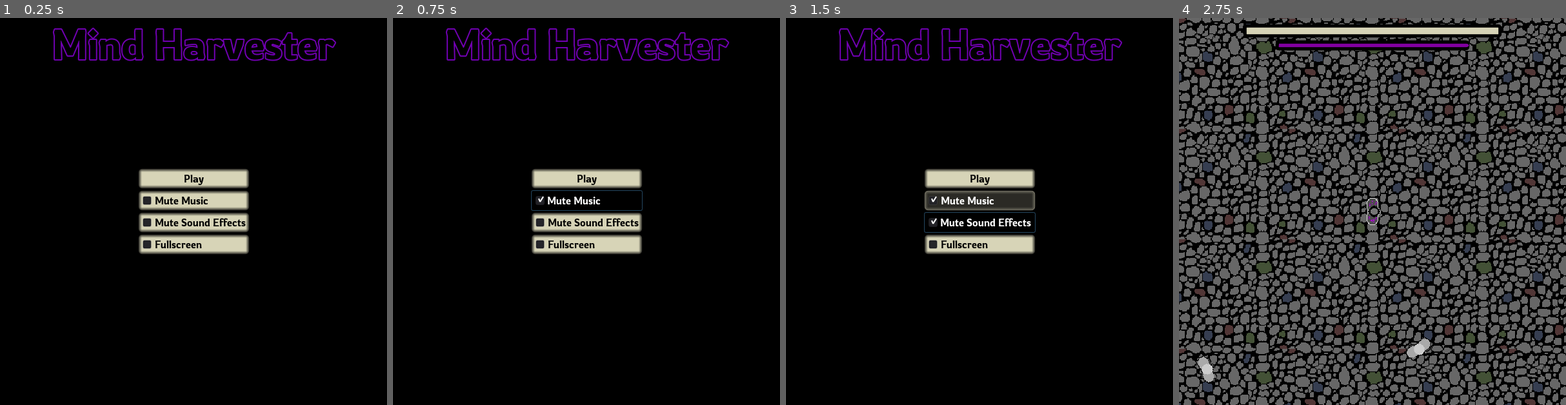
Above: before the commit, frames 1-4 (left to right).
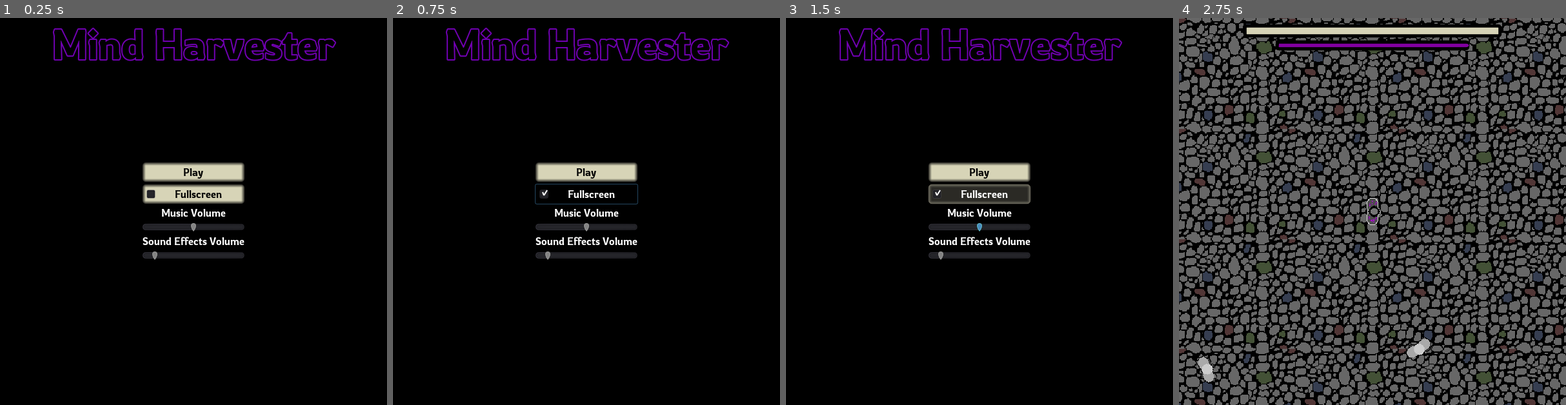
Above: after the commit, the same moments.

Repository: the-alex-g/LD52
Game: Godot game, scene res://Menu/MainMenu.tscn
Two runs of this game, one before a commit and one after it. Both use one fixed random seed, a clock stepped at 60 frames per second and the inputs below.
Inputs (mouse positions are in pixels of both pictures, inside the frame that each line leads up to):
- Up to frame 1 (0.25 s): no input
- Up to frame 2 (0.75 s): click (586, 199) at 0.5 s, where only the run before the commit has a clickable "Mute Music"
- Up to frame 3 (1.5 s): click (979, 223) at 1.25 s, where only the run before the commit has a clickable "Mute Sound Effects"
- Up to frame 4 (2.75 s): click "Play" at 2 s

The runs differ from the first frame. In frame 1, 5.7% of the frame differs, in the area x 35-65%, y 37-63%; in frame 2, 4.9%; in frame 3, 5.0%; in frame 4, nothing differs.

Commit message:
Add menu music

Diff:
--- a/project/Menu/MainMenu.gd
+++ b/project/Menu/MainMenu.gd
@@ -3,13 +3,26 @@
 var _sfx_bus := -1
 var _music_bus := -1
 
+onready var _sfx_slider : HSlider = $VBoxContainer/SFXSlider
+onready var _music_slider : HSlider = $VBoxContainer/MusicSlider
+
 
 func _ready()->void:
+	Jukebox.play_menu()
+
 	_sfx_bus = AudioServer.get_bus_index("SFX")
 	_music_bus = AudioServer.get_bus_index("Music")
+
 	$VBoxContainer/Fullscreen.pressed = OS.window_fullscreen
-	$VBoxContainer/SFXMute.pressed = AudioServer.is_bus_mute(_sfx_bus)
-	$VBoxContainer/MusicMute.pressed = AudioServer.is_bus_mute(_music_bus)
+	if AudioServer.is_bus_mute(_sfx_bus):
+		_sfx_slider.value = _sfx_slider.min_value
+	else:
+		_sfx_slider.value = AudioServer.get_bus_volume_db(_sfx_bus)
+
+	if AudioServer.is_bus_mute(_music_bus):
+		_music_slider.value = _music_slider.min_value
+	else:
+		_music_slider.value = AudioServer.get_bus_volume_db(_music_bus)
 
 func _on_Play_pressed():
 	# warning-ignore:return_value_discarded
@@ -20,9 +33,17 @@
 	OS.window_fullscreen = button_pressed
 
 
-func _on_MusicMute_toggled(button_pressed:bool)->void:
-	AudioServer.set_bus_mute(_music_bus, button_pressed)
+func _on_SFXSlider_value_changed(value:float)->void:
+	if value == _sfx_slider.min_value:
+		AudioServer.set_bus_mute(_sfx_bus, true)
+	elif AudioServer.is_bus_mute(_sfx_bus):
+		AudioServer.set_bus_mute(_sfx_bus, false)
+	AudioServer.set_bus_volume_db(_sfx_bus, value)
 
 
-func _on_SFXMute_toggled(button_pressed:bool)->void:
-	AudioServer.set_bus_mute(_sfx_bus, button_pressed)
+func _on_MusicSlider_value_changed(value:float)->void:
+	if value == _music_slider.min_value:
+		AudioServer.set_bus_mute(_music_bus, true)
+	elif AudioServer.is_bus_mute(_music_bus):
+		AudioServer.set_bus_mute(_music_bus, false)
+	AudioServer.set_bus_volume_db(_music_bus, value)
--- a/project/Menu/MainMenu.tscn
+++ b/project/Menu/MainMenu.tscn
@@ -29,27 +29,47 @@
 grow_vertical = 2
 
 [node name="Play" type="Button" parent="VBoxContainer"]
-margin_right = 171.0
+margin_right = 158.0
 margin_bottom = 30.0
 text = "Play"
 
-[node name="MusicMute" type="CheckBox" parent="VBoxContainer"]
+[node name="Fullscreen" type="CheckBox" parent="VBoxContainer"]
 margin_top = 34.0
-margin_right = 171.0
+margin_right = 158.0
 margin_bottom = 64.0
-text = "Mute Music"
+text = "Fullscreen"
+align = 1
 
-[node name="SFXMute" type="CheckBox" parent="VBoxContainer"]
+[node name="MusicVolLabel" type="Label" parent="VBoxContainer"]
 margin_top = 68.0
-margin_right = 171.0
-margin_bottom = 98.0
-text = "Mute Sound Effects"
+margin_right = 158.0
+margin_bottom = 88.0
+text = "Music Volume"
+align = 1
 
-[node name="Fullscreen" type="CheckBox" parent="VBoxContainer"]
-margin_top = 102.0
-margin_right = 171.0
+[node name="MusicSlider" type="HSlider" parent="VBoxContainer"]
+margin_top = 92.0
+margin_right = 158.0
+margin_bottom = 108.0
+min_value = -6.0
+max_value = 6.0
+step = 0.5
+
+[node name="SFXVolLabel" type="Label" parent="VBoxContainer"]
+margin_top = 112.0
+margin_right = 158.0
 margin_bottom = 132.0
-text = "Fullscreen"
+text = "Sound Effects Volume"
+align = 1
+
+[node name="SFXSlider" type="HSlider" parent="VBoxContainer"]
+margin_top = 136.0
+margin_right = 158.0
+margin_bottom = 152.0
+min_value = -1.0
+max_value = 11.0
+step = 0.5
+value = 6.0
 
 [node name="Label" type="Label" parent="."]
 anchor_right = 1.0
@@ -61,6 +81,6 @@
 valign = 1
 
 [connection signal="pressed" from="VBoxContainer/Play" to="." method="_on_Play_pressed"]
-[connection signal="toggled" from="VBoxContainer/MusicMute" to="." method="_on_MusicMute_toggled"]
-[connection signal="toggled" from="VBoxContainer/SFXMute" to="." method="_on_SFXMute_toggled"]
 [connection signal="toggled" from="VBoxContainer/Fullscreen" to="." method="_on_Fullscreen_toggled"]
+[connection signal="value_changed" from="VBoxContainer/MusicSlider" to="." method="_on_MusicSlider_value_changed"]
+[connection signal="value_changed" from="VBoxContainer/SFXSlider" to="." method="_on_SFXSlider_value_changed"]
--- a/project/Sound/Jukebox.gd
+++ b/project/Sound/Jukebox.gd
@@ -1,4 +1,14 @@
 extends Node
 
+onready var main_loop : AudioStreamPlayer = $MainLoop
+onready var menu_loop : AudioStreamPlayer = $MenuLoop
 
-onready var main_loop : AudioStreamPlayer = $MainLoop
+
+func play_menu()->void:
+	main_loop.stop()
+	menu_loop.play()
+
+
+func play_main()->void:
+	main_loop.play()
+	menu_loop.stop()
--- a/project/Sound/Jukebox.tscn
+++ b/project/Sound/Jukebox.tscn
@@ -1,7 +1,8 @@
-[gd_scene load_steps=3 format=2]
+[gd_scene load_steps=4 format=2]
 
 [ext_resource path="res://Sound/Jukebox.gd" type="Script" id=1]
 [ext_resource path="res://Sound/Music/MainLoop.ogg" type="AudioStream" id=2]
+[ext_resource path="res://Sound/Music/MenuLoop.ogg" type="AudioStream" id=3]
 
 [node name="Jukebox" type="Node"]
 pause_mode = 2
@@ -10,3 +11,7 @@
 [node name="MainLoop" type="AudioStreamPlayer" parent="."]
 stream = ExtResource( 2 )
 bus = "Music"
+
+[node name="MenuLoop" type="AudioStreamPlayer" parent="."]
+stream = ExtResource( 3 )
+bus = "Music"
--- a/project/Sound/VariableStreamPlayer.gd
+++ b/project/Sound/VariableStreamPlayer.gd
@@ -15,4 +15,4 @@
 func play(from:=0.0)->void:
 	pitch_scale = _original_pitch + max(0.0, lerp(-pitch_variance, pitch_variance, randf()))
 	volume_db = _original_volume + lerp(-volume_variance, volume_variance, randf())
-	.play()
+	.play(from)
--- a/project/Sound/audiobus.tres
+++ b/project/Sound/audiobus.tres
@@ -11,5 +11,5 @@
 bus/2/solo = false
 bus/2/mute = false
 bus/2/bypass_fx = false
-bus/2/volume_db = 2.647
+bus/2/volume_db = -0.130497
 bus/2/send = "Master"
--- a/project/World/World.gd
+++ b/project/World/World.gd
@@ -9,7 +9,7 @@
 func _ready()->void:
 	randomize()
 
-	Jukebox.main_loop.play()
+	Jukebox.play_main()
 
 	for _i in 64:
 		_path_follow.unit_offset = randf()
Not shown, added: project/Sound/Music/MenuLoop.ogg.import
Not shown, added: project/Sound/Music/MenuLoop.ogg
